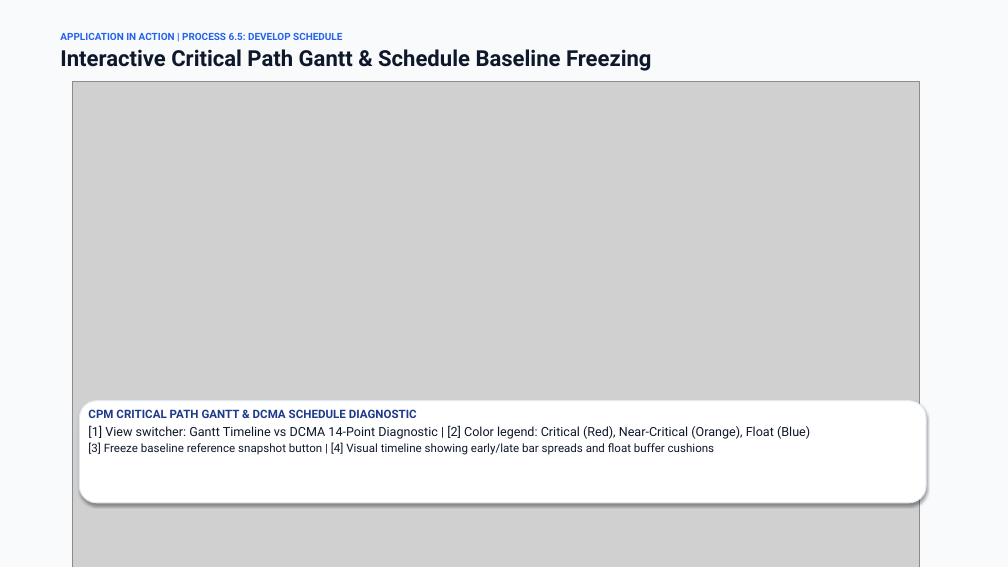
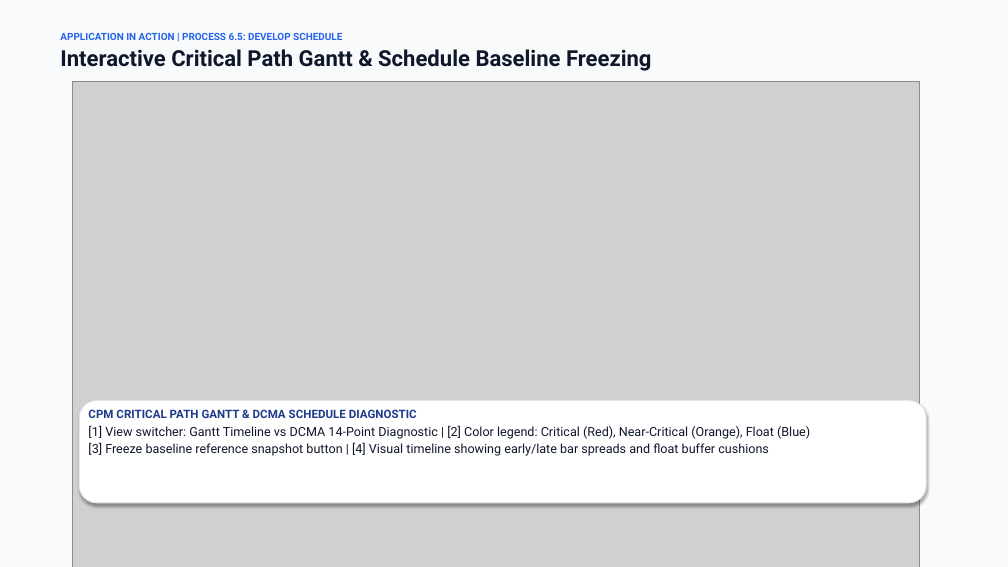
Before and after one commit to Tenshin000/SyncFlow, a slide deck: slide 14 of Presentation.pptx. Drawn at 1008x567 pixels with LibreOffice and Linux fonts; fonts in the diff are those of the drawing; grey boxes stand for pictures. Boxes give left, top, right and bottom in pixels: in the first picture for what was removed or moved away, otherwise in the second. Text is boxed around its words. In the diff, an @@ line names an element or a change of style, - is before the commit and + after.

```diff
--- a/Presentation.pptx
+++ b/Presentation.pptx
@@ text at <box>88,442,769,456</box>: size 11 to 12 pt in "[3] Freeze baseline reference snapshot button | ..." @@
```
Also in this commit, not shown: 9 other slides changed, 8 other files.
